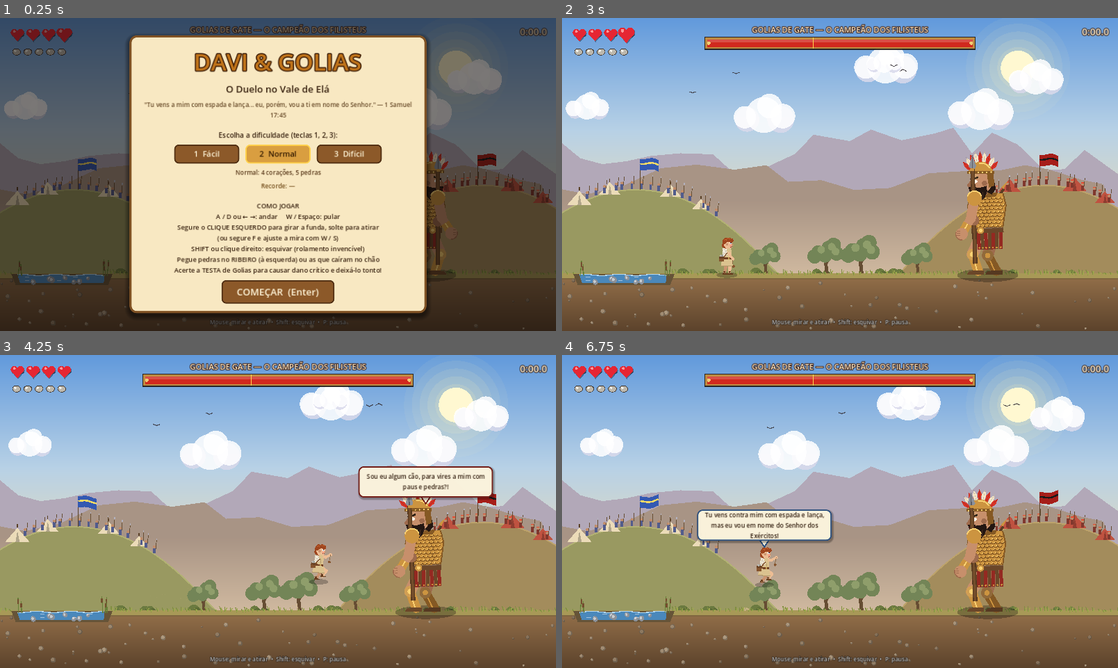
Above: before the commit, frames 1-4 (two rows, left to right).
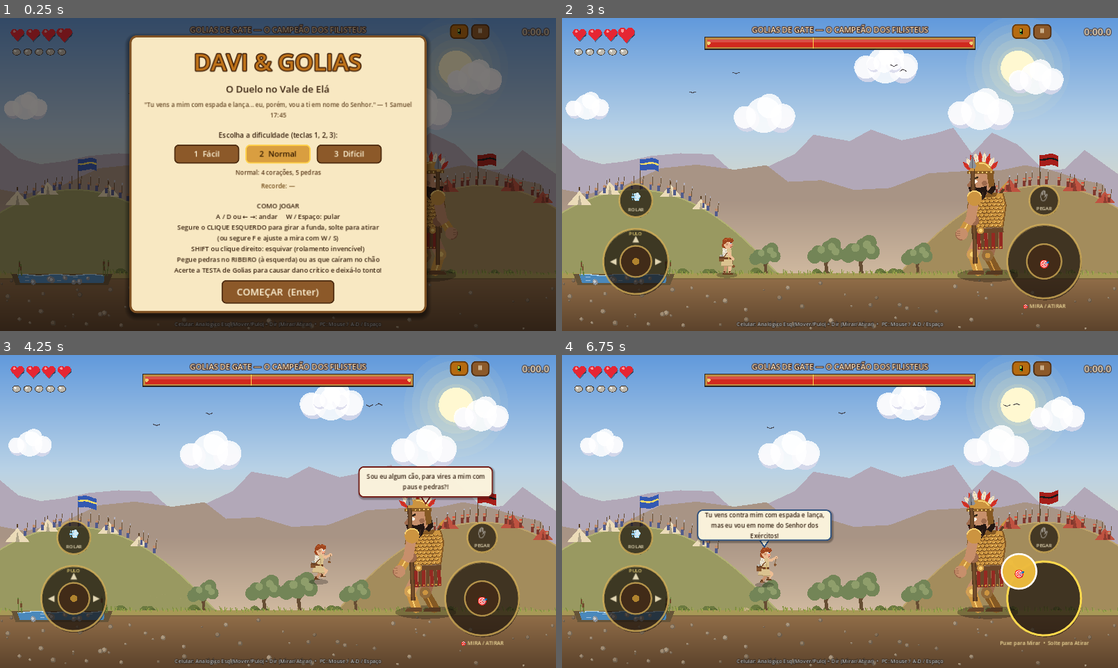
Above: after the commit, the same moments.

Repository: fabiomotta0311/daviegolias
Game: Godot game, scene res://scenes/main.tscn
Same seed, same stepped clock (60 frames per second), same inputs: the game is played once before the commit and once after it.
Inputs (mouse positions are in pixels of both pictures, inside the frame that each line leads up to):
- Up to frame 1 (0.25 s): no input
- Up to frame 2 (3 s): click (1023, 30) at 0.5 s, where only the run after the commit has a clickable "📱"; click "2 Normal" at 1.25 s; click "2 Normal" at 2 s; click "COMEÇAR (Enter)" at 2.75 s
- Up to frame 3 (4.25 s): tap Enter at 3.5 s; move the mouse to (400, 495) at 3.52 s; hold D (move_right) from 3.53 s (still down); hold F (fire) from 3.53 s (still down); tap Shift (dodge) at 3.6 s; click (400, 495) at 3.67 s; tap Space at 3.77, 4.07 s
- Up to frame 4 (6.75 s): release D (move_right) at 4.25 s; release F (fire) at 4.25 s; drag from (728, 527) to (623, 602) at 4.27 s; move the mouse to (895, 442) at 5.02 s; hold A (move_left) 5.03-5.75 s; hold E (pick) 5.03-5.75 s; click (895, 442) at 5.17 s; tap Shift (dodge) at 5.3 s; drag from (812, 574) to (973, 514) at 5.77 s; move the mouse to (1006, 558) at 6.52 s; hold D (move_right) from 6.53 s (still down); hold E (pick) from 6.53 s (still down); tap W (aim_up) at 6.6 s; click (1006, 558) at 6.67 s

The runs differ from the first frame. In frame 1, 0.6% of the frame differs, in the area x 31-99%, y 2-99%; in frame 2, 6.3%; in frame 3, 6.3%; in frame 4, 6.9%, in the area x 7-99%, y 2-100%.
Error in both runs: Invalid assignment of property or key 'ignore_time_scale' with value of type 'bool' on a base object of type 'Timer'. (res://scripts/arena.gd:270)

Commit message:
feat: add dual virtual analog touch controls for mobile browsers

Diff:
--- a/project.godot
+++ b/project.godot
@@ -23,6 +23,11 @@
 window/stretch/mode="canvas_items"
 window/stretch/aspect="keep"
 
+[input_devices]
+
+pointing/emulate_touch_from_mouse=true
+pointing/emulate_mouse_from_touch=true
+
 [rendering]
 
 renderer/rendering_method="gl_compatibility"
--- a/scripts/david.gd
+++ b/scripts/david.gd
@@ -47,6 +47,7 @@
 
 var is_charging_sling: bool = false
 var sling_charge: float = 0.0
+var virtual_aim_dir: Vector2 = Vector2.ZERO
 var keyboard_aim: bool = false
 var kb_aim_deg: float = 40.0
 var _spin_sound_timer: float = 0.0
@@ -204,6 +205,8 @@
 	return global_position + Vector2(facing * 7.0, -77.0)
 
 func get_aim_dir() -> Vector2:
+	if virtual_aim_dir != Vector2.ZERO:
+		return virtual_aim_dir.normalized()
 	if keyboard_aim:
 		var a := deg_to_rad(kb_aim_deg)
 		return Vector2(cos(a) * facing, -sin(a))
@@ -223,7 +226,10 @@
 			sling_charge = 0.0
 			_spin_sound_timer = 0.0
 		sling_charge = minf(sling_charge + delta * CHARGE_RATE, 1.0)
-		if keyboard_aim:
+		if virtual_aim_dir != Vector2.ZERO:
+			if absf(virtual_aim_dir.x) > 0.05:
+				facing = signf(virtual_aim_dir.x)
+		elif keyboard_aim:
 			var a := Input.get_axis("aim_down", "aim_up")
 			kb_aim_deg = clampf(kb_aim_deg + a * 80.0 * delta, -10.0, 80.0)
 			var d := Input.get_axis("move_left", "move_right")
--- /dev/null
+++ b/scripts/touch_controls.gd
@@ -0,0 +1,323 @@
+extends Control
+
+class_name TouchControls
+
+# Controles virtuais na tela: Dois direcionais analógicos (Twin-Stick).
+# Esquerda: Frente/Trás e Pulo (cima).
+# Direita: Puxar mira a funda; ao soltar, dispara a pedra!
+
+const BG_COLOR := Color(0.12, 0.08, 0.05, 0.5)
+const BORDER_COLOR := Color(0.85, 0.7, 0.35, 0.75)
+const STICK_COLOR := Color(0.28, 0.18, 0.1, 0.85)
+const STICK_PRESSED_COLOR := Color(0.9, 0.7, 0.22, 0.9)
+const ARROW_COLOR := Color(1.0, 0.95, 0.8, 0.85)
+const TEXT_COLOR := Color(1.0, 0.95, 0.8, 0.9)
+
+# Analógico Esquerdo (Movimento + Pulo)
+var left_base_pos := Vector2(170, 560)
+var left_radius := 75.0
+var left_knob_pos := Vector2(170, 560)
+var left_knob_radius := 36.0
+var left_touch_id := -1
+var left_stick_vec := Vector2.ZERO
+var _left_is_jumping := false
+
+# Analógico Direito (Mira + Disparo)
+var right_base_pos := Vector2(1110, 560)
+var right_radius := 85.0
+var right_knob_pos := Vector2(1110, 560)
+var right_knob_radius := 40.0
+var right_touch_id := -1
+var right_stick_vec := Vector2.ZERO
+var is_aiming := false
+
+# Botão Rolar / Esquiva
+var dodge_btn_pos := Vector2(170, 420)
+var dodge_btn_radius := 38.0
+var dodge_touch_id := -1
+var dodge_pressed := false
+
+# Botão Pegar / Interagir
+var pick_btn_pos := Vector2(1110, 420)
+var pick_btn_radius := 34.0
+var pick_touch_id := -1
+var pick_pressed := false
+
+var is_active: bool = false
+var david_ref: Node = null
+
+func _ready() -> void:
+	set_anchors_preset(Control.PRESET_FULL_RECT)
+	mouse_filter = Control.MOUSE_FILTER_IGNORE
+	process_mode = Node.PROCESS_MODE_ALWAYS
+
+	_detect_touchscreen()
+
+func _detect_touchscreen() -> void:
+	var is_mobile := OS.has_feature("mobile") or OS.has_feature("android") or OS.has_feature("ios")
+	var is_web_mobile := OS.has_feature("web_android") or OS.has_feature("web_ios")
+	var touch_available := DisplayServer.is_touchscreen_available()
+
+	if is_mobile or is_web_mobile or touch_available:
+		set_touch_enabled(true)
+	else:
+		set_touch_enabled(false)
+
+func set_touch_enabled(enabled: bool) -> void:
+	is_active = enabled
+	visible = is_active
+	if not is_active:
+		_release_all()
+	queue_redraw()
+
+func toggle_touch() -> bool:
+	set_touch_enabled(not is_active)
+	return is_active
+
+func _input(event: InputEvent) -> void:
+	if not is_active or not visible:
+		# Ativa se detectar toque na tela
+		if event is InputEventScreenTouch and event.pressed:
+			set_touch_enabled(true)
+		else:
+			return
+
+	if event is InputEventScreenTouch:
+		_on_screen_touch(event)
+	elif event is InputEventScreenDrag:
+		_on_screen_drag(event)
+
+func _on_screen_touch(event: InputEventScreenTouch) -> void:
+	var tid := event.index
+	var pos := event.position
+
+	if event.pressed:
+		# 1. Analógico Esquerdo (Movimento + Pulo)
+		if left_touch_id == -1 and pos.distance_to(left_base_pos) <= left_radius * 1.5:
+			left_touch_id = tid
+			_update_left_stick(pos)
+			get_viewport().set_input_as_handled()
+			return
+
+		# 2. Analógico Direito (Mira + Disparo)
+		if right_touch_id == -1 and pos.distance_to(right_base_pos) <= right_radius * 1.5:
+			right_touch_id = tid
+			is_aiming = true
+			_update_right_stick(pos)
+			Input.action_press("fire")
+			get_viewport().set_input_as_handled()
+			return
+
+		# 3. Botão Esquiva
+		if dodge_touch_id == -1 and pos.distance_to(dodge_btn_pos) <= dodge_btn_radius * 1.3:
+			dodge_touch_id = tid
+			dodge_pressed = true
+			Input.action_press("dodge")
+			queue_redraw()
+			get_viewport().set_input_as_handled()
+			return
+
+		# 4. Botão Pegar
+		if pick_touch_id == -1 and pos.distance_to(pick_btn_pos) <= pick_btn_radius * 1.3:
+			pick_touch_id = tid
+			pick_pressed = true
+			Input.action_press("pick")
+			queue_redraw()
+			get_viewport().set_input_as_handled()
+			return
+
+	else:
+		# Soltou toque
+		if tid == left_touch_id:
+			left_touch_id = -1
+			left_stick_vec = Vector2.ZERO
+			left_knob_pos = left_base_pos
+			Input.action_release("move_left")
+			Input.action_release("move_right")
+			if _left_is_jumping:
+				_left_is_jumping = false
+				Input.action_release("jump")
+			queue_redraw()
+			get_viewport().set_input_as_handled()
+
+		elif tid == right_touch_id:
+			right_touch_id = -1
+			is_aiming = false
+			# Soltou o analógico da direita: dispara o tiro!
+			Input.action_release("fire")
+			right_stick_vec = Vector2.ZERO
+			right_knob_pos = right_base_pos
+			# Pequeno timer para limpar o aim_dir após o tiro ser emitido
+			get_tree().create_timer(0.08, false).timeout.connect(func():
+				if is_instance_valid(david_ref) and "virtual_aim_dir" in david_ref:
+					david_ref.virtual_aim_dir = Vector2.ZERO
+			)
+			queue_redraw()
+			get_viewport().set_input_as_handled()
+
+		elif tid == dodge_touch_id:
+			dodge_touch_id = -1
+			dodge_pressed = false
+			Input.action_release("dodge")
+			queue_redraw()
+			get_viewport().set_input_as_handled()
+
+		elif tid == pick_touch_id:
+			pick_touch_id = -1
+			pick_pressed = false
+			Input.action_release("pick")
+			queue_redraw()
+			get_viewport().set_input_as_handled()
+
+func _on_screen_drag(event: InputEventScreenDrag) -> void:
+	var tid := event.index
+	var pos := event.position
+
+	if tid == left_touch_id:
+		_update_left_stick(pos)
+		get_viewport().set_input_as_handled()
+	elif tid == right_touch_id:
+		_update_right_stick(pos)
+		get_viewport().set_input_as_handled()
+
+func _update_left_stick(pos: Vector2) -> void:
+	var offset := pos - left_base_pos
+	if offset.length() > left_radius:
+		offset = offset.normalized() * left_radius
+	left_knob_pos = left_base_pos + offset
+	left_stick_vec = offset / left_radius
+
+	# Movimento horizontal
+	if left_stick_vec.x < -0.22:
+		Input.action_press("move_left")
+		Input.action_release("move_right")
+	elif left_stick_vec.x > 0.22:
+		Input.action_press("move_right")
+		Input.action_release("move_left")
+	else:
+		Input.action_release("move_left")
+		Input.action_release("move_right")
+
+	# Pulo (cima)
+	if left_stick_vec.y < -0.42:
+		if not _left_is_jumping:
+			_left_is_jumping = true
+			Input.action_press("jump")
+	elif left_stick_vec.y >= -0.25:
+		if _left_is_jumping:
+			_left_is_jumping = false
+			Input.action_release("jump")
+
+	queue_redraw()
+
+func _update_right_stick(pos: Vector2) -> void:
+	var offset := pos - right_base_pos
+	if offset.length() > right_radius:
+		offset = offset.normalized() * right_radius
+	right_knob_pos = right_base_pos + offset
+	right_stick_vec = offset / right_radius
+
+	if offset.length() > 8.0:
+		var aim := offset.normalized()
+		if is_instance_valid(david_ref) and "virtual_aim_dir" in david_ref:
+			david_ref.virtual_aim_dir = aim
+
+	queue_redraw()
+
+func _release_all() -> void:
+	left_touch_id = -1
+	right_touch_id = -1
+	dodge_touch_id = -1
+	pick_touch_id = -1
+	left_knob_pos = left_base_pos
+	right_knob_pos = right_base_pos
+	left_stick_vec = Vector2.ZERO
+	right_stick_vec = Vector2.ZERO
+	is_aiming = false
+	dodge_pressed = false
+	pick_pressed = false
+	_left_is_jumping = false
+
+	Input.action_release("move_left")
+	Input.action_release("move_right")
+	Input.action_release("jump")
+	Input.action_release("fire")
+	Input.action_release("dodge")
+	Input.action_release("pick")
+
+	if is_instance_valid(david_ref) and "virtual_aim_dir" in david_ref:
+		david_ref.virtual_aim_dir = Vector2.ZERO
+
+	queue_redraw()
+
+func _draw() -> void:
+	if not is_active or not visible:
+		return
+
+	# ===================== ANALÓGICO ESQUERDO (Movimento + Pulo) =====================
+	# Base
+	draw_circle(left_base_pos + Vector2(2, 4), left_radius, Color(0, 0, 0, 0.4))
+	draw_circle(left_base_pos, left_radius, BG_COLOR)
+	draw_arc(left_base_pos, left_radius, 0.0, TAU, 36, BORDER_COLOR, 3.0, true)
+
+	# Marcações direcionais de seta
+	draw_string(ThemeDB.fallback_font, left_base_pos + Vector2(-60, 6), "◀", HORIZONTAL_ALIGNMENT_CENTER, -1, 20, ARROW_COLOR)
+	draw_string(ThemeDB.fallback_font, left_base_pos + Vector2(44, 6), "▶", HORIZONTAL_ALIGNMENT_CENTER, -1, 20, ARROW_COLOR)
+	draw_string(ThemeDB.fallback_font, left_base_pos + Vector2(-8, -46), "▲", HORIZONTAL_ALIGNMENT_CENTER, -1, 20, ARROW_COLOR)
+	draw_string(ThemeDB.fallback_font, left_base_pos + Vector2(-16, -60), "PULO", HORIZONTAL_ALIGNMENT_CENTER, -1, 11, Color(1, 0.9, 0.5, 0.9))
+
+	# Manípulo
+	var left_knob_col := STICK_PRESSED_COLOR if left_touch_id != -1 else STICK_COLOR
+	draw_circle(left_knob_pos + Vector2(1, 2), left_knob_radius, Color(0, 0, 0, 0.5))
+	draw_circle(left_knob_pos, left_knob_radius, left_knob_col)
+	draw_arc(left_knob_pos, left_knob_radius, 0.0, TAU, 28, Color.WHITE if left_touch_id != -1 else BORDER_COLOR, 2.5, true)
+	draw_circle(left_knob_pos, 8.0, Color(1, 1, 1, 0.8) if left_touch_id != -1 else Color(0.8, 0.6, 0.2, 0.8))
+
+	# ===================== ANALÓGICO DIREITO (Mira + Atirar) =====================
+	# Base
+	draw_circle(right_base_pos + Vector2(2, 4), right_radius, Color(0, 0, 0, 0.4))
+	draw_circle(right_base_pos, right_radius, BG_COLOR)
+	var right_border := Color(1.0, 0.85, 0.3) if is_aiming else BORDER_COLOR
+	draw_arc(right_base_pos, right_radius, 0.0, TAU, 40, right_border, 3.5 if is_aiming else 3.0, true)
+
+	# Linha / Seta de mira saindo do analógico quando puxado
+	if is_aiming and right_stick_vec.length() > 0.15:
+		var aim_target := right_base_pos + right_stick_vec.normalized() * (right_radius + 28.0)
+		draw_line(right_knob_pos, aim_target, Color(1.0, 0.9, 0.3, 0.95), 4.0, true)
+		draw_circle(aim_target, 6.0, Color(1.0, 0.95, 0.5))
+
+	# Manípulo
+	var right_knob_col := Color(0.95, 0.75, 0.25, 0.95) if is_aiming else STICK_COLOR
+	draw_circle(right_knob_pos + Vector2(1, 2), right_knob_radius, Color(0, 0, 0, 0.5))
+	draw_circle(right_knob_pos, right_knob_radius, right_knob_col)
+	draw_arc(right_knob_pos, right_knob_radius, 0.0, TAU, 32, Color.WHITE if is_aiming else BORDER_COLOR, 3.0 if is_aiming else 2.5, true)
+
+	# Ícone central
+	var aim_icon := "🎯"
+	var font := ThemeDB.fallback_font
+	var isz := font.get_string_size(aim_icon, HORIZONTAL_ALIGNMENT_CENTER, -1, 24)
+	draw_string(font, right_knob_pos + Vector2(-isz.x * 0.5, isz.y * 0.35), aim_icon, HORIZONTAL_ALIGNMENT_CENTER, -1, 24, Color.WHITE)
+
+	# Legenda orientadora
+	var hint := "Puxe para Mirar  •  Solte para Atirar" if is_aiming else "🎯 MIRA / ATIRAR"
+	var hsz := font.get_string_size(hint, HORIZONTAL_ALIGNMENT_CENTER, -1, 12)
+	draw_string(font, right_base_pos + Vector2(-hsz.x * 0.5, right_radius + 22), hint, HORIZONTAL_ALIGNMENT_CENTER, -1, 12, Color(1, 0.92, 0.65, 0.9))
+
+	# ===================== BOTÃO ESQUIVA (Acima da Esquerda) =====================
+	_draw_action_button(dodge_btn_pos, dodge_btn_radius, dodge_pressed, "💨", "ROLAR")
+
+	# ===================== BOTÃO PEGAR (Acima da Direita) =====================
+	_draw_action_button(pick_btn_pos, pick_btn_radius, pick_pressed, "✋", "PEGAR")
+
+func _draw_action_button(pos: Vector2, radius: float, pressed: bool, icon: String, label: String) -> void:
+	var col := STICK_PRESSED_COLOR if pressed else BG_COLOR
+	var border := Color.WHITE if pressed else BORDER_COLOR
+	draw_circle(pos + Vector2(1, 2), radius, Color(0, 0, 0, 0.35))
+	draw_circle(pos, radius, col)
+	draw_arc(pos, radius, 0.0, TAU, 28, border, 2.8, true)
+
+	var font := ThemeDB.fallback_font
+	var isz := font.get_string_size(icon, HORIZONTAL_ALIGNMENT_CENTER, -1, int(radius * 0.65))
+	draw_string(font, pos + Vector2(-isz.x * 0.5, -2), icon, HORIZONTAL_ALIGNMENT_CENTER, -1, int(radius * 0.65), Color.WHITE)
+	var lsz := font.get_string_size(label, HORIZONTAL_ALIGNMENT_CENTER, -1, 11)
+	draw_string(font, pos + Vector2(-lsz.x * 0.5, radius * 0.65), label, HORIZONTAL_ALIGNMENT_CENTER, -1, 11, TEXT_COLOR)
--- a/scripts/ui.gd
+++ b/scripts/ui.gd
@@ -5,6 +5,7 @@
 # HUD e telas (título, pausa, vitória e derrota), montados em código.
 
 const HUD_WIDGETS = preload("res://scripts/hud_widgets.gd")
+const TOUCH_CONTROLS_SCENE = preload("res://scripts/touch_controls.gd")
 
 const INK := Color(0.22, 0.13, 0.06)
 const PARCHMENT := Color(0.97, 0.91, 0.76)
@@ -41,14 +42,26 @@
 var diff_buttons: Array = []
 var best_label: Label
 
+var touch_controls: Control = null
+var touch_toggle_btn: Button = null
+
 var _hint_key: String = ""
 
 func _ready() -> void:
 	process_mode = Node.PROCESS_MODE_ALWAYS
+	touch_controls = TOUCH_CONTROLS_SCENE.new()
+	add_child(touch_controls)
 	_build_hud()
 	_build_title()
 	_build_pause()
 	_build_end()
+
+func _process(_delta: float) -> void:
+	if touch_controls:
+		var in_menu := title_panel.visible or pause_panel.visible or end_panel.visible
+		touch_controls.visible = touch_controls.is_active and not in_menu
+		if arena != null and touch_controls.david_ref == null:
+			touch_controls.david_ref = arena.david
 
 # ------------------------------------------------------------------ Estilos
 func _panel_style(bg: Color = PARCHMENT, border: Color = Color(0.5, 0.32, 0.14)) -> StyleBoxFlat:
@@ -146,20 +159,34 @@
 	add_child(status)
 
 	timer_label = _label("0:00.0", 22, Color(1, 0.97, 0.88), 6, Color(0.2, 0.1, 0.05))
-	timer_label.position = Vector2(1120, 16)
-	timer_label.size = Vector2(140, 30)
+	timer_label.position = Vector2(1135, 16)
+	timer_label.size = Vector2(130, 30)
 	timer_label.horizontal_alignment = HORIZONTAL_ALIGNMENT_RIGHT
 	add_child(timer_label)
 
+	# Botões táteis no topo (Pausa e Alternador de Controles Touch)
+	var pause_btn := _button("⏸", toggle_pause)
+	pause_btn.position = Vector2(1085, 14)
+	pause_btn.custom_minimum_size = Vector2(42, 34)
+	pause_btn.add_theme_font_size_override("font_size", 16)
+	add_child(pause_btn)
+
+	touch_toggle_btn = _button("📱", _on_toggle_touch)
+	touch_toggle_btn.position = Vector2(1036, 14)
+	touch_toggle_btn.custom_minimum_size = Vector2(42, 34)
+	touch_toggle_btn.add_theme_font_size_override("font_size", 16)
+	add_child(touch_toggle_btn)
+	_update_touch_btn_visual()
+
 	mute_label = _label("SOM DESLIGADO (M)", 14, Color(1, 0.8, 0.7), 4, Color.BLACK)
-	mute_label.position = Vector2(1080, 48)
+	mute_label.position = Vector2(1080, 52)
 	mute_label.size = Vector2(180, 20)
 	mute_label.horizontal_alignment = HORIZONTAL_ALIGNMENT_RIGHT
 	mute_label.visible = false
 	add_child(mute_label)
 
-	var help := _label("Mouse: mirar e atirar  •  Shift: esquivar  •  P: pausa", 13, Color(1, 1, 1, 0.75), 4, Color(0, 0, 0, 0.7))
-	help.position = Vector2(0, 690)
+	var help := _label("Celular: Analógico Esq (Mover/Pulo) + Dir (Mirar/Atirar)  •  PC: Mouse / A-D / Espaço", 12, Color(1, 1, 1, 0.75), 4, Color(0, 0, 0, 0.7))
+	help.position = Vector2(0, 695)
 	help.size = Vector2(1280, 20)
 	add_child(help)
 
@@ -192,6 +219,15 @@
 
 func set_muted(m: bool) -> void:
 	mute_label.visible = m
+
+func _on_toggle_touch() -> void:
+	if touch_controls:
+		touch_controls.toggle_touch()
+		_update_touch_btn_visual()
+
+func _update_touch_btn_visual() -> void:
+	if touch_toggle_btn and touch_controls:
+		touch_toggle_btn.modulate = Color(1.3, 1.2, 0.4) if touch_controls.is_active else Color(0.85, 0.85, 0.85, 0.7)
 
 func show_banner(text: String, color: Color = GOLD, hold: float = 0.8) -> void:
 	banner.text = text
